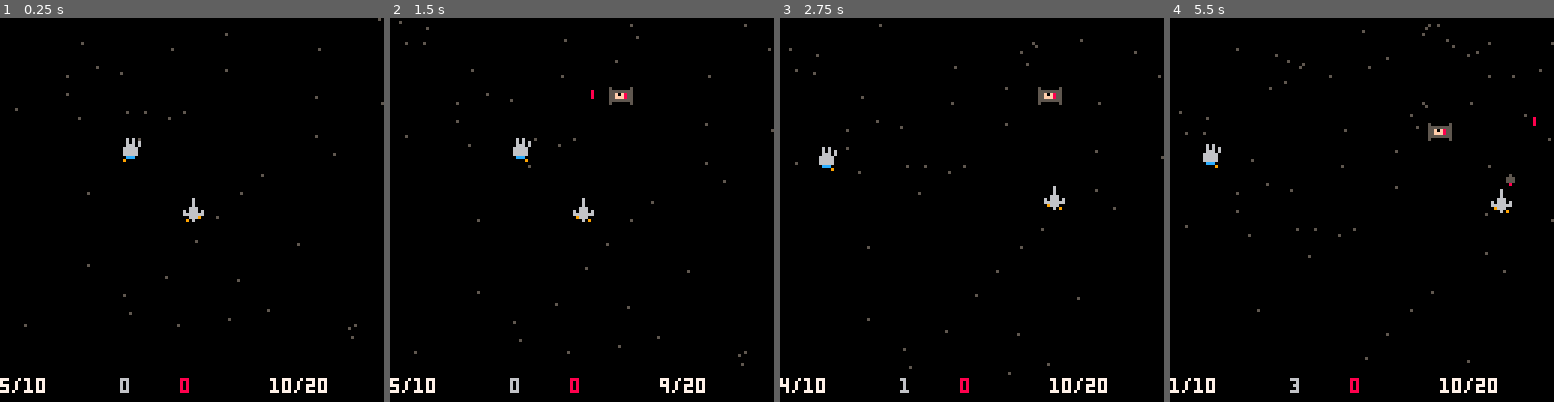
Above: before the commit, frames 1-4 (left to right).
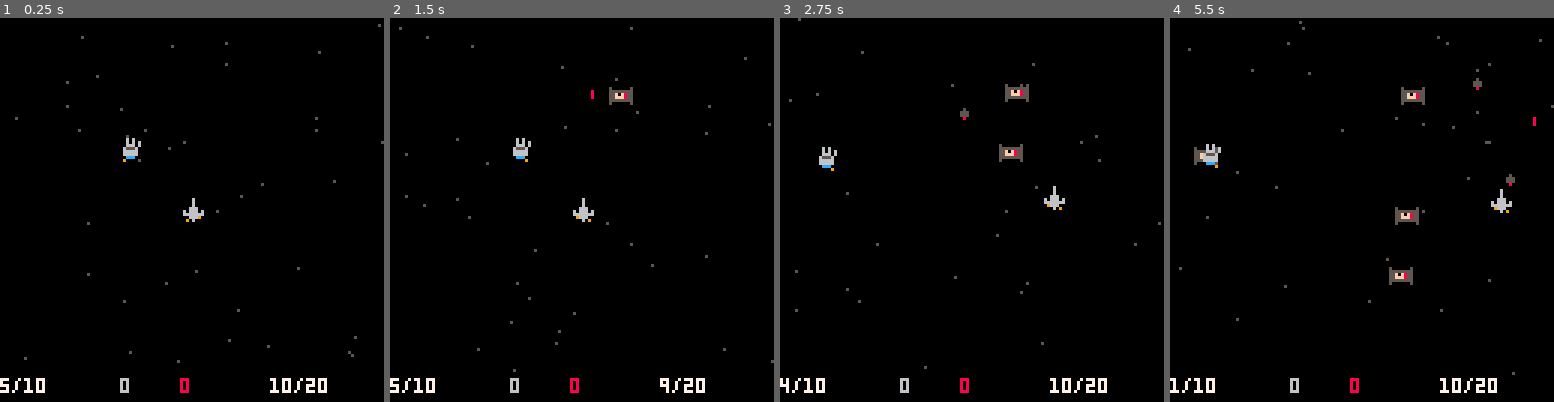
Above: after the commit, the same moments.

Repository: hbhanoo/pico8
Game: PICO-8 cartridge hemant.p8
Same seed, same stepped clock (60 frames per second), same inputs: the game is played once before the commit and once after it.
Inputs:
- Up to frame 1 (0.25 s): no input
- Up to frame 2 (1.5 s): tap X (X key) at 0.33, 1.07 s; tap O (Z key) at 0.7 s
- Up to frame 3 (2.75 s): hold Right 1.6-2.1 s; hold P2 Left 1.6-2.1 s; tap O (Z key) at 1.7, 2.1, 2.5 s; tap X (X key) at 1.85 s; hold Up 2.15-2.42 s; hold P2 Down 2.15-2.42 s; hold Right from 2.47 s (still down); hold P2 Left from 2.47 s (still down)
- Up to frame 4 (5.5 s): tap O (Z key) every 0.4 s from 2.9 to 5.3 s; tap X (X key) at 2.97, 4.08, 5.2 s; release Right at 3.03 s; release P2 Left at 3.03 s; hold Left 3.08-3.58 s; hold P2 Right 3.08-3.58 s; hold Down 3.63-3.97 s; hold P2 Up 3.63-3.97 s; hold Right 4.02-4.68 s; hold P2 Left 4.02-4.68 s; hold Up 4.73-5.03 s; hold P2 Down 4.73-5.03 s; hold Left from 5.08 s (still down); hold P2 Right from 5.08 s (still down)

The runs differ from the first frame. In frame 1, 0.5% of the frame differs, in the area x 3-100%, y 0-90%; in frame 2, 0.5%; in frame 3, 1.2%; in frame 4, 1.6%, in the area x 2-100%, y 0-97%.

Commit message:
unknown checkpoint

Diff:
--- a/hemant.p8
+++ b/hemant.p8
@@ -38,7 +38,8 @@
  info.bomb = {
    type = "bomb",
    sp = 17,  -- sprite
-   box = {x1 = -24, x2 = 32, y1 = -8, y2 = 8},
+   box = {x1 = 0, x2 = 3, y1 = 0, y2 = 3},
+   explosion = {x1 = -20, x2 = 20, y1 = -20, y2 = 20},
    sx = 0,   -- sfx
    dx = 0,   -- speed x
    dy = -1,  -- speed y
@@ -51,6 +52,33 @@
    dx = 0,
    dy = -3,
  }
+ info.falconbullet = {
+   type = "falconbullet",
+   sp = 35,
+   sx = 1,   -- sfx
+   box = {x1 = 3, x2 = 5, y1 = 0, y2 = 2},
+   dx = 0,
+   dy = -3,
+ }
+
+ info.falconl = {
+   type = "falconl",
+   sp = 36,
+   sx = 1,
+   box = {x1 = 1, x2 = 3, y1 = 2, y2 = 4},
+   dx = -1,
+   dy = -3,
+ }
+
+ info.falconr = {
+   type = "falconr",
+   sp = 37,
+   sx = 1,
+   box = {x1 = 1, x2 = 3, y1 = 2, y2 = 4},
+   dx = 1,
+   dy = -3,
+ }
+
  info.explosion = {
   type = "explosion",
   sp = 4,
@@ -59,6 +87,7 @@
  }
  info.star = {
   type = "star",
+  dy = 1,
   dr = 3,
   c = 5,
  }
@@ -71,7 +100,7 @@
  explosions = {}
  stars = {}
  for i=1,100 do
-  add(stars, spawn("star", {x=rndi(180), y=rndi(180)}))
+  add(stars, spawn("star", {x=rndi(180), y=rndi(180), dy=rnd(2)}))
  end
  bound = {x1 = 2, x2 = 128, y1 = 0, y2 = 120}
  ammos = {}
@@ -89,6 +118,23 @@
   t = 0,
   dr = 25,
   df = 5,
+  mx = 20,
+ }
+ ammos[2] = {
+  type = "falconbullet",
+  n = 10,
+  t = 0,
+  dr = 25,
+  df = 5,
+  mx = 20,
+ }
+ ammos[3] = {
+  type = "falconl",
+  type2 = "falconr",
+  n = 20,
+  t = 0,
+  dr = 30,
+  df = 10,
   mx = 20,
  }
 end
@@ -136,11 +182,19 @@
  for de in all(tbl) do
   sfx(2)
   score.good += 1
-  info[de.type].dr -= 1
+  info[de.type].dr -= 2
+  if (info[de.type].dr < 3) then
+    info[de.type].dr = 3
+  end
   info[de.type].dy += 0.1
   del(enemies, de)
   del(bullets, b)
-  add(expl, spawn("explosion", { x = de.x, y = de.y }))
+  local props = { x = de.x, y = de.y }
+  if b.explosion then
+   props.explosion = {}
+   merge(props.explosion, b.explosion)
+  end
+  add(expl, spawn("explosion", props))
  end
  return expl
 end
@@ -151,14 +205,28 @@
  animate(ship)
  if (two_player_mode) then animate(mf) end
  replenish()
+ --
  for b in all(bullets) do
   moveobj(b)
+  -- just remove ones that go off screen
   if not in_bound(b, bound) then
    del(bullets, b)
   end
+  -- check for collisions
   local newly_died = collide_any(b, enemies)
   if next(newly_died) == nil then
-  else merge(explosions, killed(b, newly_died)) end
+   -- nothing
+  else
+   merge(explosions, killed(b, newly_died))
+   if (b.explosion) then
+    printh("checking for extra big explosion " .. #newly_died)
+    local more_exploded = collide_any_explosion(b, enemies)
+    if next(more_exploded) != nil then
+      printh(#more_exploded .. "more died!" )
+      merge(explosions, killed(b, more_exploded))
+    end
+   end
+  end
  end
 
  continue_exploding()
@@ -175,11 +243,11 @@
  end
 
  if ((t % info.star.dr) == 0) then
-  add(stars, spawn("star", {x = rndi(180), y = rndi(3) }))
+  add(stars, spawn("star", {x = rndi(180), y = rndi(3), dy=rnd(2) }))
  end
 
  for s in all(stars) do
-  s.y += dy
+  s.y += s.dy
   s.x += dx
   if not in_bound(s, bound) then del(stars, s) end
  end
@@ -226,6 +294,8 @@
 
  if btn(🅾️) then fire(0) end
  if btn(❎) then fire(1) end
+ if btn(❎, 1) then fire(2) end
+ if btn(🅾️, 1) then fire(3) end
 end
 
 function _draw()
@@ -240,7 +310,7 @@
   spr(e.sp, flr(e.x), flr(e.y))
  end
  for de in all(explosions) do
-  spr(de.sp, flr(de.x), flr(de.y))
+  draw_explosion(de)
  end
  print(score.good or 0, 40, 120, 6)
  print(score.bad  or 0, 60, 120, 8)
@@ -250,20 +320,46 @@
  if (two_player_mode) then spr(mf.sp, mf.x, mf.y) end
 end
 
+function draw_explosion(ex)
+  if (ex.explosion) then
+   local x1 = ex.x + ex.explosion.x1
+   local x2 = ex.x + ex.explosion.x2
+   local y1 = ex.y + ex.explosion.y1
+   local y2 = ex.y + ex.explosion.y2
+   for b = y1, y2, 8 do
+    for a = x1, x2, 8 do
+     spr(ex.sp, a, b)
+    end
+   end --
+  else
+   spr(ex.sp, flr(ex.x), flr(ex.y))
+  end
+end
+
+
 -->8
 -- PAGE 1
 -- a = 0 or 1
 function fire(k)
- if (k < 0 or k > 1 or ammos[k].n <= 0) then return end
+ if (k < 0 or k > 3 or ammos[k].n <= 0) then return end
  a = ammos[k]
  if ((t - a.t) < a.df) then return end
  a.n -= 1
  a.t = t
+ local src = ship
+ if (k > 1) then src = mf end
  local b = spawn(a.type, {
-   x = ship.x,
-   y = ship.y,
+   x = src.x,
+   y = src.y,
  })
  add(bullets, b)
+ if (a.type2) then
+   local b2 = spawn(a.type2, {
+     x = src.x,
+     y = src.y
+   })
+   add(bullets, b2)
+ end
  sfx(b.sx, a)
 end
 -- utils
@@ -324,6 +420,21 @@
  end
 end
 
+function collide_any_explosion(obj, objects)
+ local collisions = {}
+ local pretend = {
+  x = obj.x,
+  y = obj.y,
+  box = obj.explosion
+ }
+ for o in all(objects) do
+  if (collide(pretend, o)) then
+   add(collisions, o)
+  end
+ end
+ return collisions
+end
+
 function collide_any(obj, objects)
  local collisions = {}
  for o in all(objects) do
Not shown, changed: 135 lines of the sprite sheet (__gfx__) section of hemant.p8
Not shown, changed: the thumbnail (__label__) section of hemant.p8
Not shown, changed: the sound effects (__sfx__) section of hemant.p8
